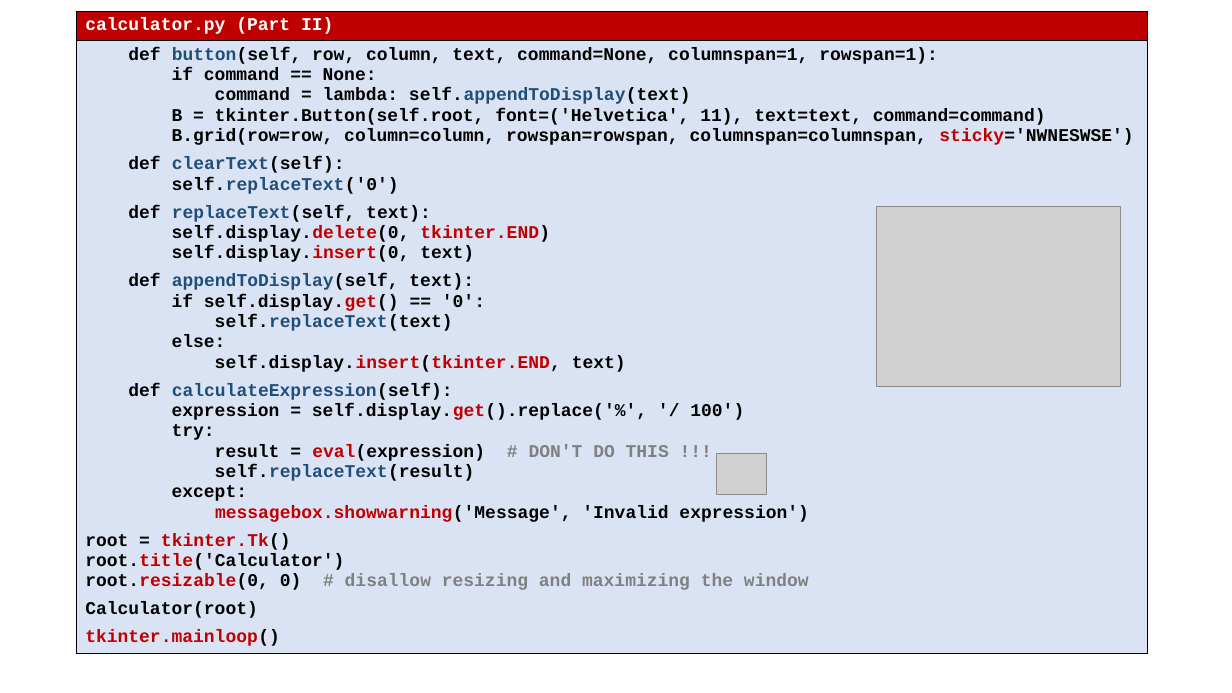
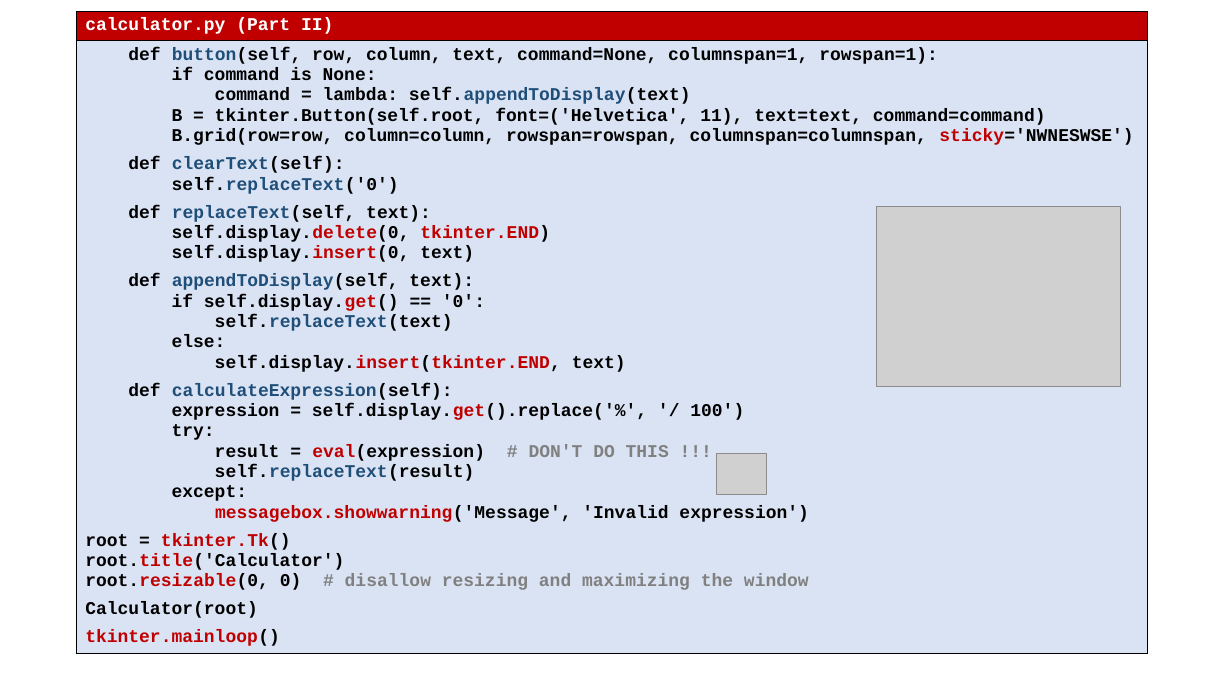
Before and after one commit to gsbrodal/gsbrodal.github.io, a slide deck: slide 16 of ipsa/slides/gui.pptx. Drawn at 1232x693 pixels with LibreOffice and Linux fonts; fonts in the diff are those of the drawing; grey boxes stand for pictures. Boxes give left, top, right and bottom in pixels: in the first picture for what was removed or moved away, otherwise in the second. Text is boxed around its words. In the diff, an @@ line names an element or a change of style, - is before the commit and + after.

```diff
--- a/ipsa/slides/gui.pptx
+++ b/ipsa/slides/gui.pptx
@@ table at (76,11,1148,688) @@
-row 2, column 1: def button(self, row, column, text, command=None, columnspan=1, rowspan=1): / if command == None: / command = lambda: self.appendToDisplay(text) / B = tkinter.Button(self.root, font=('Helvetica', 11), text=text, command=command) / B.grid(row=row, column=column, rowspan=rowspan, columnspan=columnspan, sticky='NWNESWSE') / def clearText(self): / self.replaceText('0') / def replaceText(self, text): / self.display.delete(0, tkinter.END) / self.display.insert(0, text) / def appendToDisplay(self, text): / if self.display.get() == '0': / self.replaceText(text) / else: / self.display.insert(tkinter.END, text) / def calculateExpression(self): / expression = self.display.get().replace('%', '/ 100') / try: / result = eval(expression) # DON'T DO THIS !!! / self.replaceText(result) / except: / messagebox.showwarning('Message', 'Invalid expression') / root = tkinter.Tk() / root.title('Calculator') / root.resizable(0, 0) # disallow resizing and maximizing the window / Calculator(root) / tkinter.mainloop()
+row 2, column 1: def button(self, row, column, text, command=None, columnspan=1, rowspan=1): / if command is None: / command = lambda: self.appendToDisplay(text) / B = tkinter.Button(self.root, font=('Helvetica', 11), text=text, command=command) / B.grid(row=row, column=column, rowspan=rowspan, columnspan=columnspan, sticky='NWNESWSE') / def clearText(self): / self.replaceText('0') / def replaceText(self, text): / self.display.delete(0, tkinter.END) / self.display.insert(0, text) / def appendToDisplay(self, text): / if self.display.get() == '0': / self.replaceText(text) / else: / self.display.insert(tkinter.END, text) / def calculateExpression(self): / expression = self.display.get().replace('%', '/ 100') / try: / result = eval(expression) # DON'T DO THIS !!! / self.replaceText(result) / except: / messagebox.showwarning('Message', 'Invalid expression') / root = tkinter.Tk() / root.title('Calculator') / root.resizable(0, 0) # disallow resizing and maximizing the window / Calculator(root) / tkinter.mainloop()
```
Also in this commit, not shown: 8 other files.
